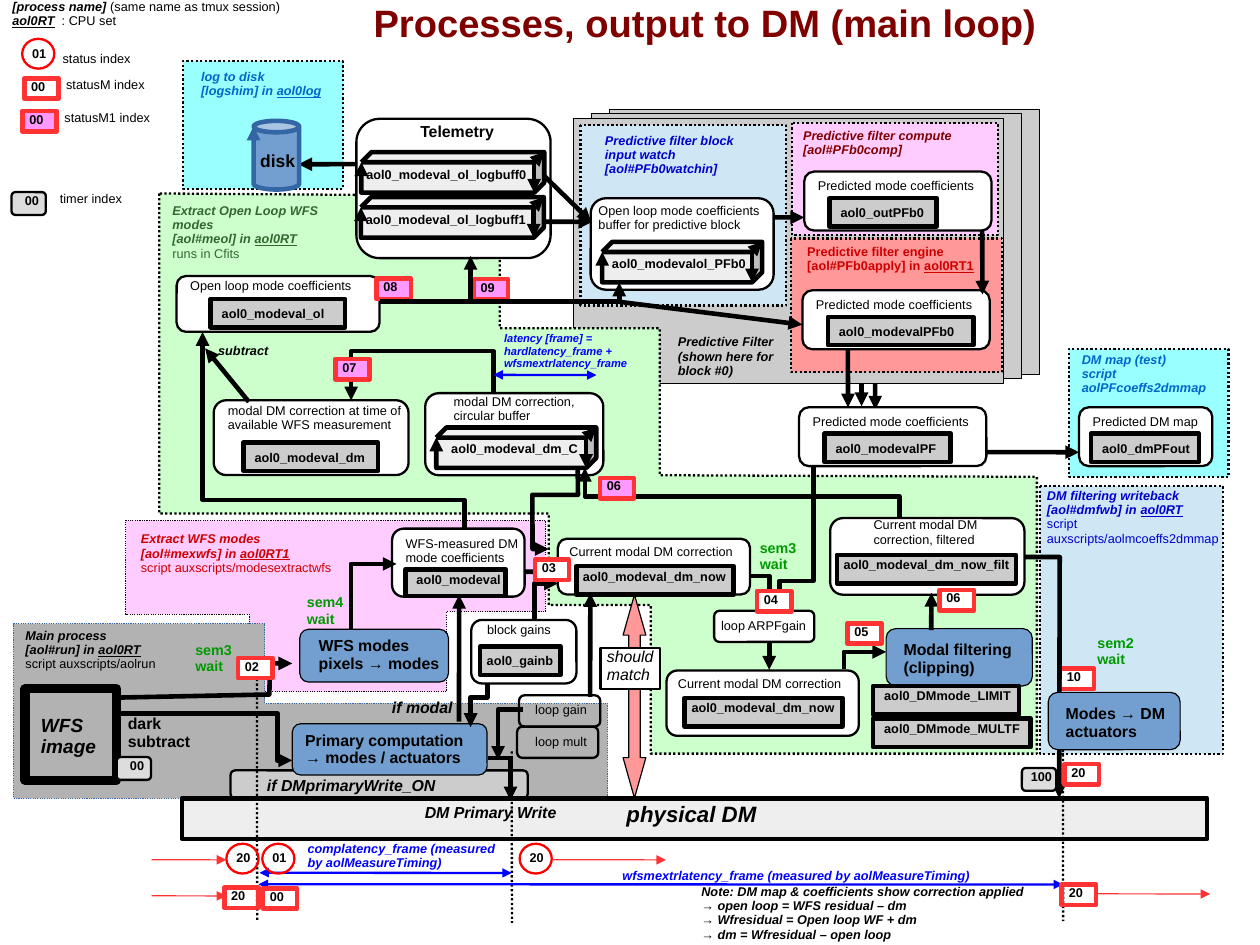
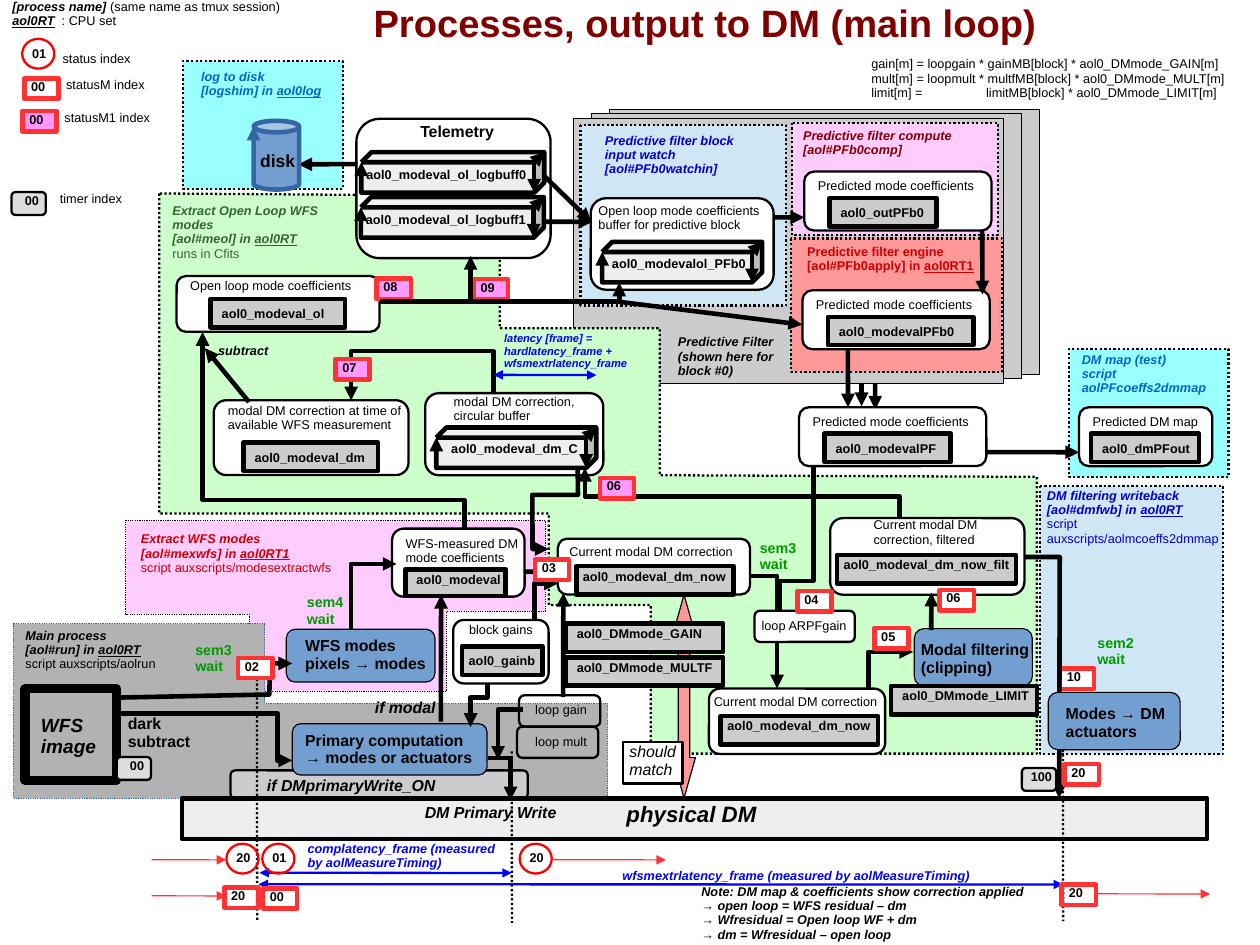
Before and after one commit to oguyon/Cfits, a slide deck: slide 7 of src/AOloopControl/doc/AOloopControl_figs.ppt. Drawn at 1260x945 pixels with LibreOffice and Linux fonts; fonts in the diff are those of the drawing. Boxes give left, top, right and bottom in pixels: in the first picture for what was removed or moved away, otherwise in the second. Text is boxed around its words. In the diff, an @@ line names an element or a change of style, - is before the commit and + after.

```diff
--- a/src/AOloopControl/doc/AOloopControl_figs.ppt
+++ b/src/AOloopControl/doc/AOloopControl_figs.ppt
@@ text added at (871,58,1224,100), 8 pt, text #000000 @@
+gain[m] = loopgain * gainMB[block] * aol0_DMmode_GAIN[m]
+mult[m] = loopmult * multfMB[block] * aol0_DMmode_MULT[m]
+limit[m] = limitMB[block] * aol0_DMmode_LIMIT[m]
@@ 1 text, 1 rectangle, 1 arrow: place and size @@
-1 text, 1 rectangle, 1 arrow at (460,595,560,721)
+1 text, 1 rectangle, 1 arrow at (441,595,542,721)
@@ arrow moved from (590, 697) - (590, 593) to (564, 697) - (564, 593) @@
@@ up down arrow: place and size @@
-up down arrow at (623,595,646,798)
+up down arrow at (673,595,696,798)
@@ freeform shape: place and size @@
-freeform shape at (750,576,769,670)
+freeform shape at (750,576,777,688)
@@ 2 texts, 1 rounded rectangle, 1 rectangle: place and size @@
-2 texts, 1 rounded rectangle, 1 rectangle at (715,591,815,641)
+2 texts, 1 rounded rectangle, 1 rectangle at (755,591,855,641)
@@ rounded rectangle: place and size @@
-rounded rectangle at (471,620,576,684)
+rounded rectangle at (454,620,550,684)
@@ rectangle added at (566,623,724,652), fill #CCCCCC, outline #000000 2.89 pt @@
@@ text added at (577,628,702,640), 8 pt, text #000000, bold @@
+aol0_DMmode_GAIN
@@ text "05" rewrapped from (854,627,868,636) to (881,631,895,644) @@
@@ rectangle: place and size @@
-rectangle at (847,623,882,644)
+rectangle at (875,628,909,648)
@@ rounded rectangle: place and size @@
-rounded rectangle at (886,629,1032,686)
+rounded rectangle at (915,629,1032,686)
@@ 3 texts, 1 rounded rectangle: place and size @@
-3 texts, 1 rounded rectangle at (300,624,550,713)
+3 texts, 1 rounded rectangle at (287,624,532,713)
@@ text "aol0_DMmode_MULTF": place and size @@
-text "aol0_DMmode_MULTF" at (884,723,1020,735)
+text "aol0_DMmode_MULTF" at (577,662,713,674)
@@ rectangle: place and size @@
-rectangle at (874,719,1031,748)
+rectangle at (566,657,724,686)
@@ freeform shape: place and size @@
-freeform shape at (844,652,886,669)
+freeform shape at (869,652,914,688)
@@ text "Modal filtering (clipping)": place and size @@
-text "Modal filtering (clipping)" at (904,643,1012,677)
+text "Modal filtering (clipping)" at (921,643,1029,677)
@@ text "Current modal DM correction": place and size @@
-text "Current modal DM correction" at (678,678,841,688)
+text "Current modal DM correction" at (714,696,877,706)
@@ rounded rectangle: place and size @@
-rounded rectangle at (667,671,859,736)
+rounded rectangle at (709,688,885,753)
@@ text "aol0_DMmode_LIMIT": place and size @@
-text "aol0_DMmode_LIMIT" at (884,690,1011,702)
+text "aol0_DMmode_LIMIT" at (902,690,1029,702)
@@ rectangle: place and size @@
-rectangle at (874,686,1020,715)
+rectangle at (892,686,1038,715)
@@ text "aol0_modeval_dm_now": place and size @@
-text "aol0_modeval_dm_now" at (692,702,835,714)
+text "aol0_modeval_dm_now" at (727,720,870,732)
@@ rectangle: place and size @@
-rectangle at (685,699,843,727)
+rectangle at (721,716,879,744)
@@ text at (305,734,472,763): text changed @@
-Primary computation → modes / actuators
+Primary computation → modes or actuators
@@ text "should match": place and size @@
-text "should match" at (607,650,654,680)
+text "should match" at (629,745,676,775)
@@ rounded rectangle: place and size @@
-rounded rectangle at (600,648,660,689)
+rounded rectangle at (623,742,683,783)
```
Also in this commit, not shown: 3 other slides changed, 1 slide added, 3 other files.
